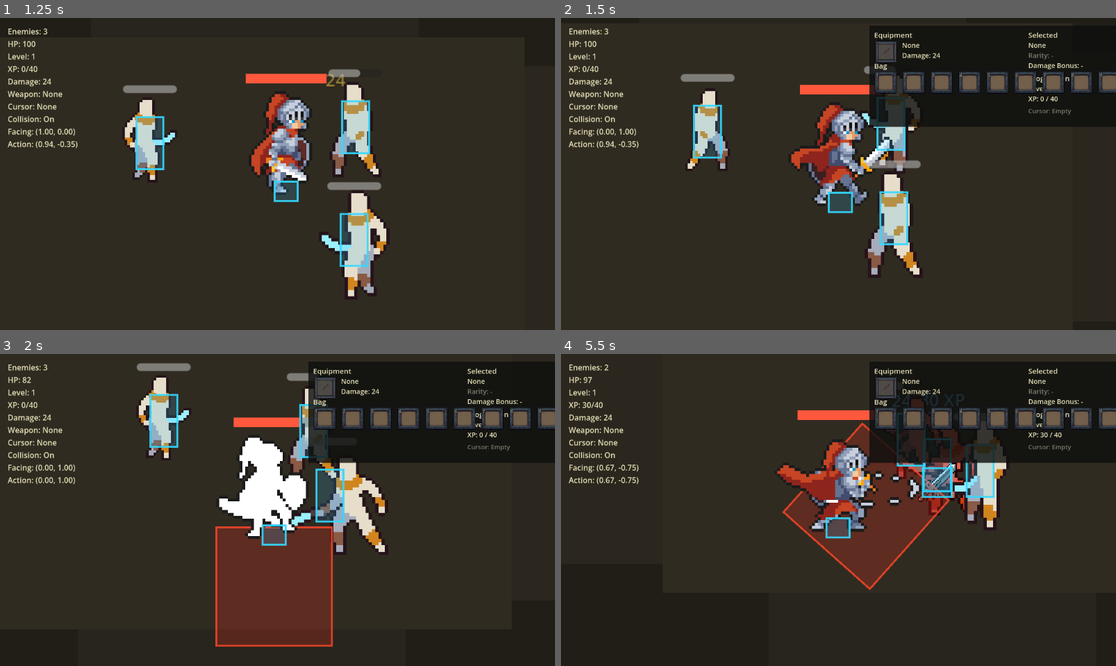
Above: before the commit, frames 1-4 (two rows, left to right).
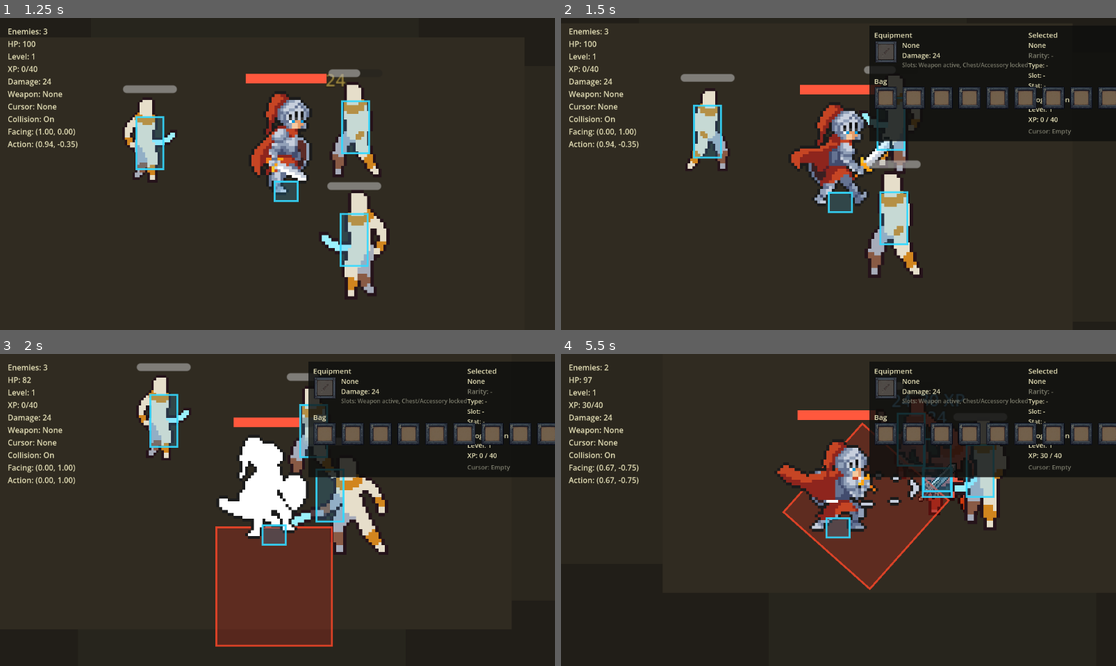
Above: after the commit, the same moments.

Repository: wq1456728/prototype-alpha
Game: Godot game, scene res://scenes/maps/combat_sandbox.tscn
The game is run twice, just before and just after one commit, with the same random seed, the same clock (stepped at 60 frames per second) and the same inputs. Sound files missing from this copy of the repository are replaced by a short silence.
Inputs (mouse positions are in pixels of both pictures, inside the frame that each line leads up to):
- Up to frame 1 (1.25 s): tap Enter at 0.5 s; move the mouse to (399, 158) at 0.52 s; hold Right (ui_right) from 0.53 s (still down); tap P at 0.6 s; click (399, 158) at 0.67 s
- Up to frame 2 (1.5 s): move the mouse to (727, 189) at 1.27 s; release Right (ui_right) at 1.28 s; hold Down (ui_down) from 1.28 s (still down); tap B at 1.35 s
- Up to frame 3 (2 s): keep holding Down (ui_down)
- Up to frame 4 (5.5 s): move the mouse to (894, 441) at 2.02 s; release Down (ui_down) at 2.03 s; hold Right (ui_right) 2.03-2.78 s; tap one key every 0.75 s from 2.1 s: 1 2 3 4 5; move the mouse to (810, 572) at 2.77 s; hold Up (ui_up) 2.78-3.53 s; click (810, 572) at 2.92 s; move the mouse to (1005, 556) at 3.52 s; hold Left (ui_left) 3.53-5.03 s; move the mouse to (672, 463) at 4.27 s; move the mouse to (866, 510) at 5.02 s; hold Down (ui_down) from 5.03 s (still down); click (866, 510) at 5.17 s

Frame 1 is identical in both runs. In frame 2, 5.7% of the frame differs, in the area x 55-100%, y 14-40%; in frame 3, 5.7%; in frame 4, 6.1%.

Commit message:
TASK-013 update inventory equipment UI

Diff:
--- a/scripts/maps/combat_sandbox.gd
+++ b/scripts/maps/combat_sandbox.gd
@@ -32,11 +32,14 @@
 var equipment_icon: TextureRect
 var equipment_name_label: Label
 var equipment_damage_label: Label
+var equipment_slots_label: Label
 var inventory_slot_icons: Array[TextureRect] = []
 var inventory_slot_bonus_labels: Array[Label] = []
 var inventory_slot_highlights: Array[ColorRect] = []
 var selected_name_label: Label
 var selected_rarity_label: Label
+var selected_type_label: Label
+var selected_slot_label: Label
 var selected_damage_label: Label
 var progression_level_label: Label
 var progression_xp_label: Label
@@ -229,7 +232,7 @@
 	inventory_panel = Control.new()
 	inventory_panel.name = "InventoryPanel"
 	inventory_panel.position = Vector2(640, 16)
-	inventory_panel.size = Vector2(610, 210)
+	inventory_panel.size = Vector2(610, 240)
 	inventory_panel.visible = false
 	debug_canvas.add_child(inventory_panel)
 
@@ -242,7 +245,7 @@
 	var title := _make_label("Equipment", Vector2(10, 8), Vector2(150, 20), 15, LABEL_COLOR)
 	inventory_panel.add_child(title)
 
-	var bag_title := _make_label("Bag", Vector2(10, 72), Vector2(120, 20), 15, LABEL_COLOR)
+	var bag_title := _make_label("Bag", Vector2(10, 104), Vector2(120, 20), 15, LABEL_COLOR)
 	inventory_panel.add_child(bag_title)
 
 	var equip_slot := Control.new()
@@ -278,6 +281,8 @@
 	inventory_panel.add_child(equipment_name_label)
 	equipment_damage_label = _make_label("Damage: ?", Vector2(68, 52), Vector2(180, 20), 14, LABEL_COLOR)
 	inventory_panel.add_child(equipment_damage_label)
+	equipment_slots_label = _make_label("Slots: Weapon active, Chest/Accessory locked", Vector2(68, 73), Vector2(245, 20), 12, EMPTY_LABEL_COLOR)
+	inventory_panel.add_child(equipment_slots_label)
 
 	var selected_title := _make_label("Selected", Vector2(330, 8), Vector2(120, 20), 15, LABEL_COLOR)
 	inventory_panel.add_child(selected_title)
@@ -285,14 +290,18 @@
 	inventory_panel.add_child(selected_name_label)
 	selected_rarity_label = _make_label("Rarity: -", Vector2(330, 52), Vector2(150, 20), 14, EMPTY_LABEL_COLOR)
 	inventory_panel.add_child(selected_rarity_label)
-	selected_damage_label = _make_label("Damage Bonus: -", Vector2(330, 73), Vector2(170, 20), 14, LABEL_COLOR)
+	selected_type_label = _make_label("Type: -", Vector2(330, 73), Vector2(170, 20), 13, LABEL_COLOR)
+	inventory_panel.add_child(selected_type_label)
+	selected_slot_label = _make_label("Slot: -", Vector2(330, 94), Vector2(170, 20), 13, LABEL_COLOR)
+	inventory_panel.add_child(selected_slot_label)
+	selected_damage_label = _make_label("Stat: -", Vector2(330, 115), Vector2(170, 20), 13, LABEL_COLOR)
 	inventory_panel.add_child(selected_damage_label)
 
-	var progression_title := _make_label("Progression", Vector2(330, 98), Vector2(140, 20), 15, LABEL_COLOR)
+	var progression_title := _make_label("Progression", Vector2(330, 142), Vector2(140, 20), 15, LABEL_COLOR)
 	inventory_panel.add_child(progression_title)
-	progression_level_label = _make_label("Level: 1", Vector2(330, 121), Vector2(140, 20), 14, LABEL_COLOR)
+	progression_level_label = _make_label("Level: 1", Vector2(330, 164), Vector2(140, 20), 14, LABEL_COLOR)
 	inventory_panel.add_child(progression_level_label)
-	progression_xp_label = _make_label("XP: 0 / 40", Vector2(330, 142), Vector2(160, 20), 14, LABEL_COLOR)
+	progression_xp_label = _make_label("XP: 0 / 40", Vector2(330, 185), Vector2(160, 20), 14, LABEL_COLOR)
 	inventory_panel.add_child(progression_xp_label)
 
 	equip_button = Button.new()
@@ -303,12 +312,12 @@
 	equip_button.pressed.connect(_equip_selected_slot)
 	inventory_panel.add_child(equip_button)
 
-	cursor_status_label = _make_label("Cursor: Empty", Vector2(330, 168), Vector2(250, 20), 13, EMPTY_LABEL_COLOR)
+	cursor_status_label = _make_label("Cursor: Empty", Vector2(330, 210), Vector2(250, 20), 13, EMPTY_LABEL_COLOR)
 	inventory_panel.add_child(cursor_status_label)
 
 	for i in range(10):
 		var slot := Control.new()
-		slot.position = Vector2(10 + i * 58, 94)
+		slot.position = Vector2(10 + i * 58, 126)
 		slot.size = SLOT_SIZE
 		inventory_panel.add_child(slot)
 		_add_slot_background(slot, INVENTORY_SLOT_TEXTURE)
@@ -394,7 +403,7 @@
 			inventory_slot_bonus_labels[i].text = ""
 		inventory_slot_highlights[i].visible = i == selected_slot_index
 	_update_selected_item_details(items)
-	equipment_slot_highlight.visible = not cursor_item.is_empty() and str(cursor_item.get("type", "")) == "weapon"
+	equipment_slot_highlight.visible = not cursor_item.is_empty() and str(cursor_item.get("equip_slot", "")) == "weapon"
 
 
 func _add_slot_background(parent: Control, texture: Texture2D) -> void:
@@ -451,7 +460,7 @@
 func _update_selected_item_details(items: Array) -> void:
 	if not cursor_item.is_empty():
 		_set_item_detail_labels(cursor_item, "Cursor")
-		equip_button.disabled = str(cursor_item.get("type", "")) != "weapon"
+		equip_button.disabled = str(cursor_item.get("equip_slot", "")) != "weapon"
 		cursor_status_label.text = "Cursor: %s" % str(cursor_item.get("name", "Item"))
 		cursor_status_label.add_theme_color_override("font_color", _item_color(cursor_item))
 		return
@@ -461,7 +470,9 @@
 		selected_name_label.add_theme_color_override("font_color", LABEL_COLOR)
 		selected_rarity_label.text = "Rarity: -"
 		selected_rarity_label.add_theme_color_override("font_color", EMPTY_LABEL_COLOR)
-		selected_damage_label.text = "Damage Bonus: -"
+		selected_type_label.text = "Type: -"
+		selected_slot_label.text = "Slot: -"
+		selected_damage_label.text = "Stat: -"
 		equip_button.disabled = true
 		cursor_status_label.text = "Cursor: Empty"
 		cursor_status_label.add_theme_color_override("font_color", EMPTY_LABEL_COLOR)
@@ -479,7 +490,9 @@
 	selected_name_label.add_theme_color_override("font_color", rarity_color)
 	selected_rarity_label.text = "Rarity: %s" % rarity.capitalize()
 	selected_rarity_label.add_theme_color_override("font_color", rarity_color)
-	selected_damage_label.text = "Damage Bonus: +%d" % int(item.get("damage_bonus", 0))
+	selected_type_label.text = "Type: %s" % str(item.get("item_type", item.get("type", "-"))).capitalize()
+	selected_slot_label.text = "Slot: %s" % str(item.get("equip_slot", "-")).capitalize()
+	selected_damage_label.text = "Stat Damage: +%d" % int(item.get("damage_bonus", 0))
 
 
 func _item_color(item: Dictionary) -> Color:
--- a/scripts/player/knight_player.gd
+++ b/scripts/player/knight_player.gd
@@ -422,6 +422,17 @@
 	return equipped_weapon.duplicate(true)
 
 
+func get_equipment_items() -> Dictionary:
+	var items := {}
+	for slot_id in equipment_slots.keys():
+		items[slot_id] = equipment_slots[slot_id].duplicate(true)
+	return items
+
+
+func get_equipment_slot_item(slot_id: String) -> Dictionary:
+	return equipment_slots.get(slot_id, {}).duplicate(true)
+
+
 func get_equipped_weapon_name() -> String:
 	if equipped_weapon.is_empty():
 		return "None"
--- a/tools/debug_combat_sandbox.gd
+++ b/tools/debug_combat_sandbox.gd
@@ -30,6 +30,10 @@
 		return
 	if ITEM_DATABASE.get_definition("weapon_rusty_short_sword").is_empty() or ITEM_DATABASE.get_equipment_slot("weapon").is_empty():
 		print("combat_sandbox FAIL item_database_not_loaded")
+		quit(1)
+		return
+	if not player.has_method("get_equipment_items") or not player.call("get_equipment_items").has("weapon"):
+		print("combat_sandbox FAIL generic_equipment_slots_missing")
 		quit(1)
 		return
 	if player.get_parent() != world_entities_root:
Not shown, changed: TASK_BOARD.md
